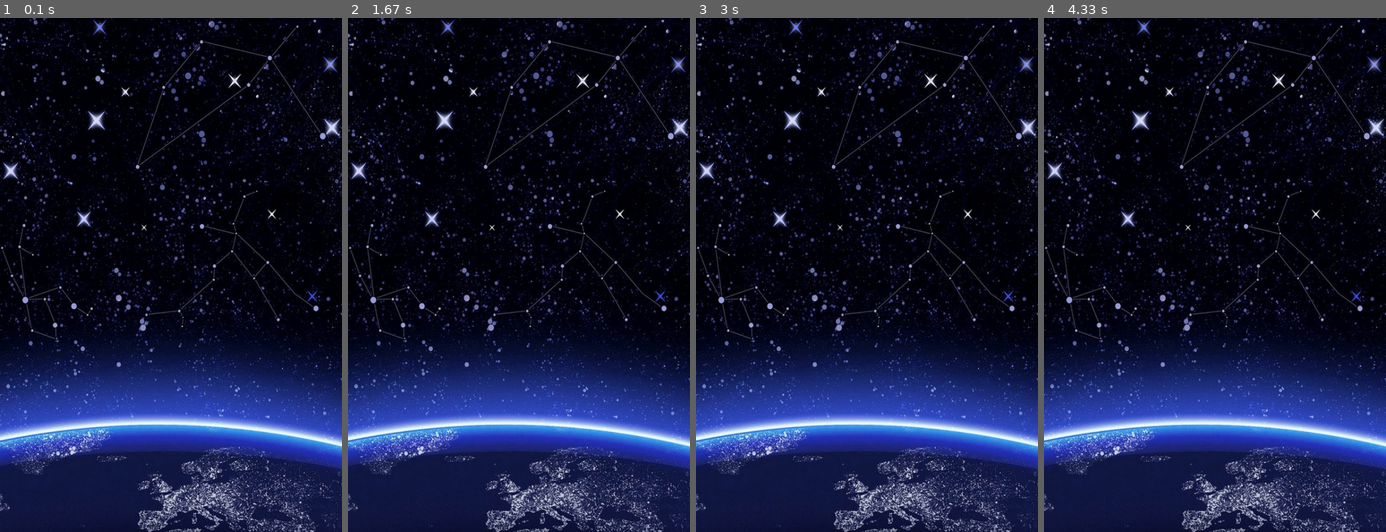
Above: before the commit, frames 1-4 (left to right).
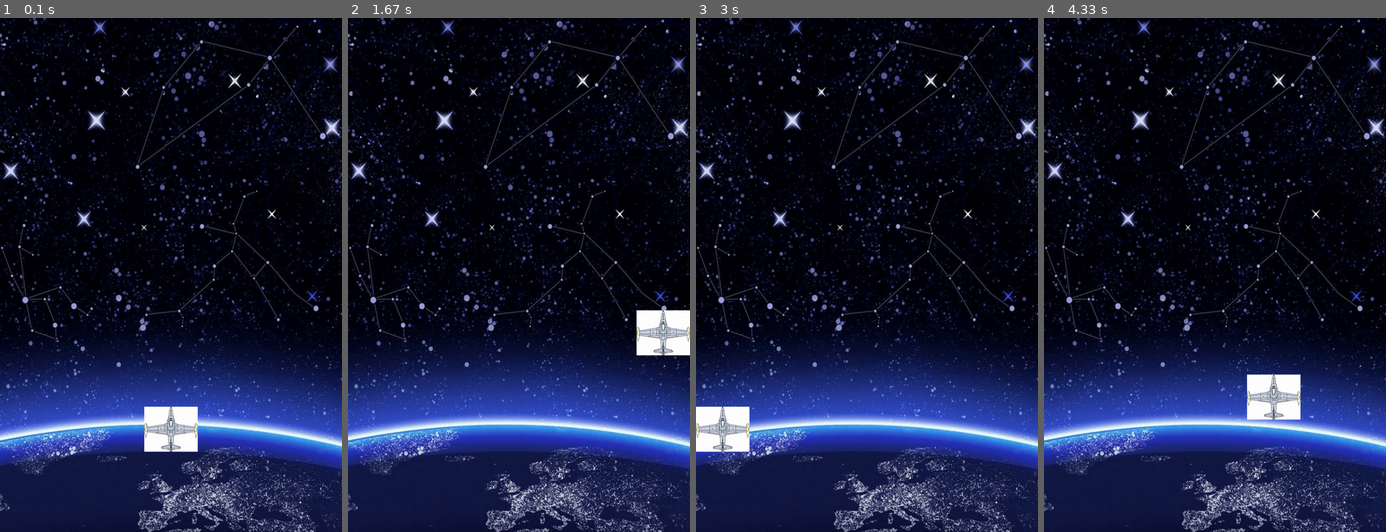
Above: after the commit, the same moments.

Repository: charlie-ccw/Pygame-project
Game: pygame game, started from main.py
Two runs of this game, one before a commit and one after it. Both use one fixed random seed, a clock stepped at 60 frames per second and the inputs below.
Inputs:
- Up to frame 1 (0.1 s): no input
- Up to frame 2 (1.67 s): hold D 0.33-0.8 s; hold W 0.83-1.13 s
- Up to frame 3 (3 s): hold A 1.67-2.2 s; hold S 2.23-2.53 s; hold A 2.57-2.97 s
- Up to frame 4 (4.33 s): hold W 3-3.37 s; hold D 3.4-4.03 s; hold S from 4.07 s (still down)

The runs differ from the first frame. In frame 1, 1.4% of the frame differs, in the area x 42-58%, y 75-85%; in frame 2, 1.4%, in the area x 84-100%, y 56-66%; in frame 3, 1.4%; in frame 4, 1.4%.

Commit message:
add myplane to the game

Diff:
--- a/main.py
+++ b/main.py
@@ -1,7 +1,9 @@
 import pygame
 import sys
 import traceback
+import myplane
 from pygame.locals import *
+from random import *
 
 pygame.init()
 pygame.mixer.init()
@@ -16,6 +18,10 @@
 
  # here is the main program
 def main():
+
+    # here we creat myplane
+    myplane1 = myplane.Myplane(size)
+
     running = True
     clock = pygame.time.Clock()
 
@@ -28,7 +34,22 @@
                 pygame.quit()
                 sys.exit()
 
+        # here we check the keyboard of user
+        key_pressed = pygame.key.get_pressed()
+        if key_pressed[K_w]:
+            myplane1.moveUp()
+        if key_pressed[K_s]:
+            myplane1.moveDown()
+        if key_pressed[K_a]:
+            myplane1.moveLeft()
+        if key_pressed[K_d]:
+            myplane1.moveRight()
+        print(myplane1.rect.left)
+        print(myplane1.rect.top)
         screen.blit(background,(0,0))
+
+        # here we draw the user's plane
+        screen.blit(myplane1.image, myplane1.rect)
 
         pygame.display.flip()
 
--- /dev/null
+++ b/myplane.py
@@ -0,0 +1,38 @@
+import pygame
+
+ # here we difine the Myplane
+class Myplane(pygame.sprite.Sprite):
+    def __init__(self,size):
+        pygame.sprite.Sprite.__init__(self)
+
+        self.image = pygame.image.load("images/myplane.jpg").convert_alpha()
+        self.rect = self.image.get_rect()
+        self.width = 640
+        self.height = 960
+        self.rect.left = (self.width - self.rect.width)/2
+        self.rect.top = self.height - self.rect.height - 150
+        self.speed = 10
+ # here we set the movement of my plane
+    def moveUp(self):
+        if self.rect.top > 0:
+            self.rect.top -= self.speed
+        else:
+            self.rect.top = 0
+
+    def moveDown(self):
+        if self.rect.bottom < self.height:
+            self.rect.top += self.speed
+        else:
+            self.rect.bottom = self.height
+
+    def moveLeft(self):
+        if self.rect.left > 0:
+            self.rect.left -= self.speed
+        else:
+            self.rect.left = 0
+
+    def moveRight(self):
+        if self.rect.right < self.width:
+            self.rect.left += self.speed
+        else:
+            self.rect.right = self.width
Binary file added: images/myplane.jpg
Empty file removed: my plane.py
